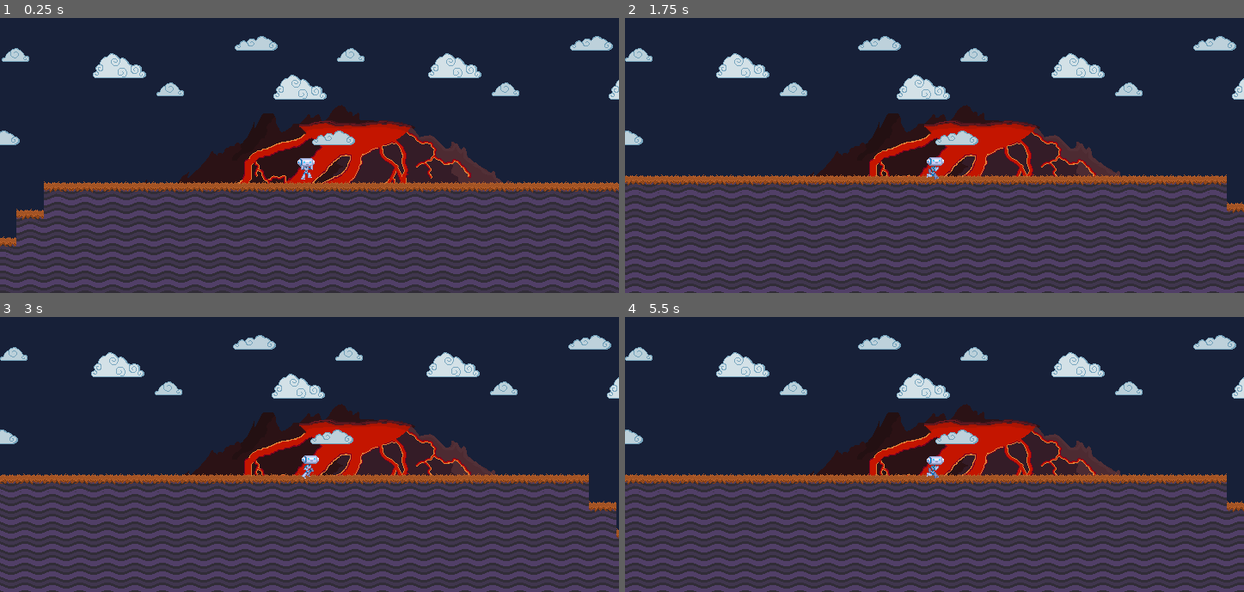
Above: before the commit, frames 1-4 (two rows, left to right).
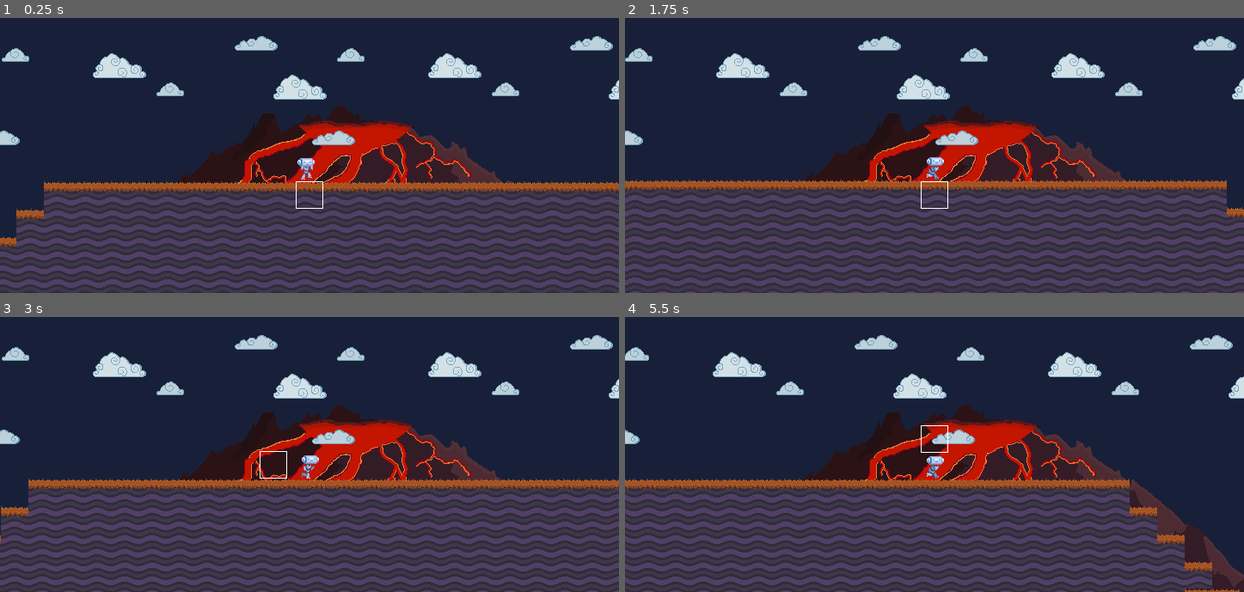
Above: after the commit, the same moments.

Repository: HaywardMorihara/SurviveTheIsland
Game: Godot game, scene res://src/Main/Game.tscn
Same seed, same stepped clock (60 frames per second), same inputs: the game is played once before the commit and once after it.
Inputs:
- Up to frame 1 (0.25 s): no input
- Up to frame 2 (1.75 s): hold Tab (splitscreen) 0.53-1.28 s; hold D (move_right) from 0.53 s (still down); tap Space (shoot) at 0.6 s; tap W (jump) at 0.77, 1.52 s; tap Enter at 1.25 s; tap Tab (splitscreen) at 1.35 s; tap Down (aim_down, bound only after the commit) at 1.55 s
- Up to frame 3 (3 s): release D (move_right) at 2.03 s; hold A (move_left) 2.03-2.78 s; tap Down (aim_down, bound only after the commit) at 2.1 s; tap Left (aim_left, bound only after the commit) at 2.3, 2.85 s; hold D (move_right) from 2.78 s (still down)
- Up to frame 4 (5.5 s): tap W (jump) at 3.02, 3.77, 4.52 s; tap Right (aim_right, bound only after the commit) at 3.05, 3.6 s; tap Up (aim_up, bound only after the commit) at 3.8, 4.35 s; release D (move_right) at 4.28 s; hold A (move_left) 4.28-5.03 s; tap Z (remove_block, bound only after the commit) at 4.55, 5.1 s; hold D (move_right) from 5.03 s (still down); tap Space (shoot) at 5.3 s

The runs differ from the first frame. In frame 1, less than 0.1% of the frame differs, in the area x 47-53%, y 59-70%; in frame 2, 32%, in the area x 0-100%, y 56-100%; in frame 3, 28%; in frame 4, 29%.
Error in both runs: Attempt to call function 'connect' in base 'null instance' on a null instance. (res://src/UserInterface/CoinsCounter.gd:20)

Commit message:
Basic Tile Removal and Block Placement

Diff:
--- a/assets/art/tileset/tileset.tres
+++ b/assets/art/tileset/tileset.tres
@@ -3,31 +3,31 @@
 [ext_resource path="res://assets/art/tileset/tiles_demo.png" type="Texture" id=1]
 
 [sub_resource type="ConvexPolygonShape2D" id=1]
-points = PoolVector2Array( 0, 6, 32, 6, 32, 32, 0, 32 )
+points = PoolVector2Array( 0, 0, 32, 0, 32, 32, 0, 32 )
 
 [sub_resource type="ConvexPolygonShape2D" id=2]
-points = PoolVector2Array( 0, 6, 28, 6, 28, 32, 0, 32 )
+points = PoolVector2Array( 0, 0, 32, 0, 32, 32, 0, 32 )
 
 [sub_resource type="ConvexPolygonShape2D" id=3]
 points = PoolVector2Array( 0, 0, 32, 0, 32, 32, 0, 32 )
 
 [sub_resource type="ConvexPolygonShape2D" id=4]
-points = PoolVector2Array( 0, 6, 32, 6, 32, 32, 0, 32 )
+points = PoolVector2Array( 0, 0, 32, 0, 32, 32, 0, 32 )
 
 [sub_resource type="ConvexPolygonShape2D" id=5]
 points = PoolVector2Array( 32, 38, 32, 64, 0, 64, 0, 6 )
 
 [sub_resource type="ConvexPolygonShape2D" id=6]
-points = PoolVector2Array( 0, 0, 28, 0, 28, 32, 0, 32 )
+points = PoolVector2Array( 0, 0, 32, 0, 32, 32, 0, 32 )
 
 [sub_resource type="ConvexPolygonShape2D" id=7]
 points = PoolVector2Array( 28, 6, 32, 6, 32, 32, 0, 32, 0, 0, 28, 0 )
 
 [sub_resource type="ConvexPolygonShape2D" id=8]
-points = PoolVector2Array( 0, 6, 32, 6, 32, 32, 0, 32 )
+points = PoolVector2Array( 0, 0, 32, 0, 32, 32, 0, 32 )
 
 [sub_resource type="ConvexPolygonShape2D" id=9]
-points = PoolVector2Array( 0, 6, 28, 6, 28, 32, 0, 32 )
+points = PoolVector2Array( 0, 0, 32, 0, 32, 32, 0, 32 )
 
 [sub_resource type="ConvexPolygonShape2D" id=10]
 points = PoolVector2Array( 0, 0, 32, 0, 32, 32, 0, 32 )
--- a/project.godot
+++ b/project.godot
@@ -14,7 +14,7 @@
 "language": "GDScript",
 "path": "res://src/Actors/Actor.gd"
 }, {
-"base": "Position2D",
+"base": "Area2D",
 "class": "BlockPlacement",
 "language": "GDScript",
 "path": "res://src/Actors/BlockPlacement.gd"
@@ -97,23 +97,20 @@
 
 jump={
 "deadzone": 0.5,
-"events": [ Object(InputEventKey,"resource_local_to_scene":false,"resource_name":"","device":0,"alt":false,"shift":false,"control":false,"meta":false,"command":false,"pressed":false,"scancode":16777232,"physical_scancode":0,"unicode":0,"echo":false,"script":null)
-, Object(InputEventJoypadButton,"resource_local_to_scene":false,"resource_name":"","device":0,"button_index":0,"pressure":0.0,"pressed":false,"script":null)
+"events": [ Object(InputEventJoypadButton,"resource_local_to_scene":false,"resource_name":"","device":0,"button_index":0,"pressure":0.0,"pressed":false,"script":null)
 , Object(InputEventKey,"resource_local_to_scene":false,"resource_name":"","device":0,"alt":false,"shift":false,"control":false,"meta":false,"command":false,"pressed":false,"scancode":87,"physical_scancode":0,"unicode":0,"echo":false,"script":null)
  ]
 }
 move_left={
 "deadzone": 0.5,
-"events": [ Object(InputEventKey,"resource_local_to_scene":false,"resource_name":"","device":0,"alt":false,"shift":false,"control":false,"meta":false,"command":false,"pressed":false,"scancode":16777231,"physical_scancode":0,"unicode":0,"echo":false,"script":null)
-, Object(InputEventJoypadButton,"resource_local_to_scene":false,"resource_name":"","device":0,"button_index":14,"pressure":0.0,"pressed":false,"script":null)
+"events": [ Object(InputEventJoypadButton,"resource_local_to_scene":false,"resource_name":"","device":0,"button_index":14,"pressure":0.0,"pressed":false,"script":null)
 , Object(InputEventKey,"resource_local_to_scene":false,"resource_name":"","device":0,"alt":false,"shift":false,"control":false,"meta":false,"command":false,"pressed":false,"scancode":65,"physical_scancode":0,"unicode":0,"echo":false,"script":null)
 , Object(InputEventJoypadMotion,"resource_local_to_scene":false,"resource_name":"","device":0,"axis":0,"axis_value":-1.0,"script":null)
  ]
 }
 move_right={
 "deadzone": 0.5,
-"events": [ Object(InputEventKey,"resource_local_to_scene":false,"resource_name":"","device":0,"alt":false,"shift":false,"control":false,"meta":false,"command":false,"pressed":false,"scancode":16777233,"physical_scancode":0,"unicode":0,"echo":false,"script":null)
-, Object(InputEventJoypadButton,"resource_local_to_scene":false,"resource_name":"","device":0,"button_index":15,"pressure":0.0,"pressed":false,"script":null)
+"events": [ Object(InputEventJoypadButton,"resource_local_to_scene":false,"resource_name":"","device":0,"button_index":15,"pressure":0.0,"pressed":false,"script":null)
 , Object(InputEventKey,"resource_local_to_scene":false,"resource_name":"","device":0,"alt":false,"shift":false,"control":false,"meta":false,"command":false,"pressed":false,"scancode":68,"physical_scancode":0,"unicode":0,"echo":false,"script":null)
 , Object(InputEventJoypadMotion,"resource_local_to_scene":false,"resource_name":"","device":0,"axis":0,"axis_value":1.0,"script":null)
  ]
@@ -122,7 +119,6 @@
 "deadzone": 0.5,
 "events": [ Object(InputEventKey,"resource_local_to_scene":false,"resource_name":"","device":0,"alt":false,"shift":false,"control":false,"meta":false,"command":false,"pressed":false,"scancode":32,"physical_scancode":0,"unicode":0,"echo":false,"script":null)
 , Object(InputEventJoypadButton,"resource_local_to_scene":false,"resource_name":"","device":0,"button_index":2,"pressure":0.0,"pressed":false,"script":null)
-, Object(InputEventKey,"resource_local_to_scene":false,"resource_name":"","device":0,"alt":false,"shift":false,"control":false,"meta":false,"command":false,"pressed":false,"scancode":90,"physical_scancode":0,"unicode":0,"echo":false,"script":null)
 , Object(InputEventMouseButton,"resource_local_to_scene":false,"resource_name":"","device":0,"alt":false,"shift":false, …(202 unchanged characters)…
 , Object(InputEventKey,"resource_local_to_scene":false,"resource_name":"","device":0,"alt":false,"shift":false,"control":false,"meta":false,"command":false,"pressed":false,"scancode":16777350,"physical_scancode":0,"unicode":0,"echo":false,"script":null)
 , Object(InputEventKey,"resource_local_to_scene":false,"resource_name":"","device":0,"alt":false,"shift":false,"control":false,"meta":false,"command":false,"pressed":false,"scancode":16777238,"physical_scancode":0,"unicode":0,"echo":false,"script":null)
@@ -161,8 +157,7 @@
 }
 shoot_p1={
 "deadzone": 0.5,
-"events": [ Object(InputEventKey,"resource_local_to_scene":false,"resource_name":"","device":0,"alt":false,"shift":false,"control":false,"meta":false,"command":false,"pressed":false,"scancode":90,"physical_scancode":0,"unicode":0,"echo":false,"script":null)
-, Object(InputEventKey,"resource_local_to_scene":false,"resource_name":"","device":0,"alt":false,"shift":false,"control":false,"meta":false,"command":false,"pressed":false,"scancode":32,"physical_scancode":0,"unicode":0,"echo":false,"script":null)
+"events": [ Object(InputEventKey,"resource_local_to_scene":false,"resource_name":"","device":0,"alt":false,"shift":false,"control":false,"meta":false,"command":false,"pressed":false,"scancode":32,"physical_scancode":0,"unicode":0,"echo":false,"script":null)
 , Object(InputEventJoypadButton,"resource_local_to_scene":false,"resource_name":"","device":0,"button_index":2,"pressure":0.0,"pressed":false,"script":null)
  ]
 }
@@ -197,6 +192,31 @@
 "deadzone": 0.5,
 "events": [ Object(InputEventJoypadButton,"resource_local_to_scene":false,"resource_name":"","device":-1,"button_index":10,"pressure":0.0,"pressed":false,"script":null)
 , Object(InputEventKey,"resource_local_to_scene":false,"resource_name":"","device":0,"alt":false,"shift":false,"control":false,"meta":false,"command":false,"pressed":false,"scancode":16777218,"physical_scancode":0,"unicode":0,"echo":false,"script":null)
+ ]
+}
+aim_left={
+"deadzone": 0.5,
+"events": [ Object(InputEventKey,"resource_local_to_scene":false,"resource_name":"","device":0,"alt":false,"shift":false,"control":false,"meta":false,"command":false,"pressed":false,"scancode":16777231,"physical_scancode":0,"unicode":0,"echo":false,"script":null)
+ ]
+}
+aim_right={
+"deadzone": 0.5,
+"events": [ Object(InputEventKey,"resource_local_to_scene":false,"resource_name":"","device":0,"alt":false,"shift":false,"control":false,"meta":false,"command":false,"pressed":false,"scancode":16777233,"physical_scancode":0,"unicode":0,"echo":false,"script":null)
+ ]
+}
+aim_up={
+"deadzone": 0.5,
+"events": [ Object(InputEventKey,"resource_local_to_scene":false,"resource_name":"","device":0,"alt":false,"shift":false,"control":false,"meta":false,"command":false,"pressed":false,"scancode":16777232,"physical_scancode":0,"unicode":0,"echo":false,"script":null)
+ ]
+}
+aim_down={
+"deadzone": 0.5,
+"events": [ Object(InputEventKey,"resource_local_to_scene":false,"resource_name":"","device":0,"alt":false,"shift":false,"control":false,"meta":false,"command":false,"pressed":false,"scancode":16777234,"physical_scancode":0,"unicode":0,"echo":false,"script":null)
+ ]
+}
+remove_block={
+"deadzone": 0.5,
+"events": [ Object(InputEventKey,"resource_local_to_scene":false,"resource_name":"","device":0,"alt":false,"shift":false,"control":false,"meta":false,"command":false,"pressed":false,"scancode":90,"physical_scancode":0,"unicode":0,"echo":false,"script":null)
  ]
 }
 
--- a/src/Actors/BlockPlacement.gd
+++ b/src/Actors/BlockPlacement.gd
@@ -1,28 +1,49 @@
 class_name BlockPlacement
-extends Position2D
+extends Area2D
 
-# TODO Thinking that, instead of shooting a bullet, we can reuse this logic for placing blocks
+signal block_placed(block)
+
 
 # The Cooldown timer controls the cooldown duration block placements.
 
-
-# TODO Replace this with "Blocks"
-#const Bullet = preload("res://src/Objects/Bullet.tscn")
+const StaticBlock = preload("res://src/Blocks/StaticBlock.tscn")
 
 onready var sound_shoot = $Shoot
 onready var timer = $Cooldown
 
 
 # This method is only called by Player.gd.
-func place(direction = 1):
+func place():
 	if not timer.is_stopped():
 		return false
-#	var bullet = Bullet.instance()
-#	bullet.global_position = global_position
-#	bullet.linear_velocity = Vector2(direction * BULLET_VELOCITY, 0)
-#
-#	bullet.set_as_toplevel(true)
-#	add_child(bullet)
-#	sound_shoot.play()
+
+	var overlapping_bodies := get_overlapping_bodies()
+	if !overlapping_bodies:
+		# TODO Could be different types of Blocks
+		var block = StaticBlock.instance()
+		block.global_position = global_position
+		block.set_as_toplevel(true) # TBH, not sure why to call this, but the demo had it so...
+		sound_shoot.play()
+		emit_signal("block_placed", block)
+
 	timer.start()
 	return true
+
+# This method is only called by Player.gd.
+func remove():
+	print("here")
+	if not timer.is_stopped():
+		return false
+
+	var overlapping_bodies := get_overlapping_bodies()
+	if overlapping_bodies:
+		# TODO Could there be > 1 overlapping_bodies?
+		if overlapping_bodies[0] is TileMap:
+			var tile_map = overlapping_bodies[0]
+			var tile_pos = tile_map.world_to_map(global_position)
+			tile_map.set_cell(tile_pos.x, tile_pos.y, -1)
+		elif overlapping_bodies[0] is StaticBody2D:
+			 overlapping_bodies[0].queue_free()
+
+	timer.start()
+	return true
--- a/src/Actors/Player.gd
+++ b/src/Actors/Player.gd
@@ -4,6 +4,7 @@
 
 # warning-ignore:unused_signal
 signal collect_coin()
+signal block_placed(block)
 
 const FLOOR_DETECT_DISTANCE = 20.0
 
@@ -14,7 +15,7 @@
 onready var shoot_timer = $ShootAnimation
 onready var sprite = $Sprite
 onready var sound_jump = $Jump
-onready var gun = sprite.get_node(@"BlockPlacement")
+onready var block_placer = get_node(@"BlockPlacement")
 
 
 func _ready():
@@ -76,13 +77,13 @@
 		else:
 			sprite.scale.x = -1
 
-	# We use the sprite's scale to store Robi’s look direction which allows us to shoot
-	# bullets forward.
-	# There are many situations like these where you can reuse existing properties instead of
-	# creating new variables.
+	_aim()
+
 	var is_shooting = false
 	if Input.is_action_just_pressed("shoot" + action_suffix):
-		is_shooting = gun.place(sprite.scale.x)
+		is_shooting = block_placer.place()
+	elif Input.is_action_just_pressed("remove_block" + action_suffix):
+		is_shooting = block_placer.remove()
 
 	var animation = get_new_animation(is_shooting)
 	if animation != animation_player.current_animation and shoot_timer.is_stopped():
@@ -132,3 +133,18 @@
 	if is_shooting:
 		animation_new += "_weapon"
 	return animation_new
+
+# TODO Don't just hardcode "offsets"
+func _aim():
+	if Input.is_action_just_pressed("aim_up" + action_suffix):
+		$BlockPlacement.position = Vector2(0, -46)
+	if Input.is_action_just_pressed("aim_down" + action_suffix):
+		$BlockPlacement.position = Vector2(0, 18)
+	if Input.is_action_just_pressed("aim_left" + action_suffix):
+		$BlockPlacement.position = Vector2(-42, -16)
+	if Input.is_action_just_pressed("aim_right" + action_suffix):
+		$BlockPlacement.position = Vector2(32, -16)
+
+
+func _on_BlockPlacement_block_placed(block):
+	emit_signal("block_placed", block)
--- a/src/Actors/Player.tscn
+++ b/src/Actors/Player.tscn
@@ -9,6 +9,10 @@
 [ext_resource path="res://assets/art/ui/touch_button_jump.png" type="Texture" id=7]
 [ext_resource path="res://assets/art/ui/touch_button_fire.png" type="Texture" id=8]
 [ext_resource path="res://src/Actors/BlockPlacement.gd" type="Script" id=9]
+[ext_resource path="res://assets/art/player/retina.png" type="Texture" id=10]
+
+[sub_resource type="RectangleShape2D" id=12]
+extents = Vector2( 16, 16 )
 
 [sub_resource type="Animation" id=1]
 resource_name = "crouch"
@@ -199,6 +203,27 @@
 enabled = true
 cast_to = Vector2( 0, 6 )
 collision_mask = 8
+
+[node name="BlockPlacement" type="Area2D" parent="."]
+position = Vector2( 0, 18 )
+collision_layer = 16
+collision_mask = 16
+script = ExtResource( 9 )
+
+[node name="Shoot" type="AudioStreamPlayer2D" parent="BlockPlacement"]
+position = Vector2( -30.6589, -6.13176 )
+stream = ExtResource( 4 )
+
+[node name="Cooldown" type="Timer" parent="BlockPlacement"]
+process_mode = 0
+wait_time = 0.3
+one_shot = true
+
+[node name="Retina" type="Sprite" parent="BlockPlacement"]
+texture = ExtResource( 10 )
+
+[node name="CollisionShape2D" type="CollisionShape2D" parent="BlockPlacement"]
+shape = SubResource( 12 )
 
 [node name="Sprite" type="Sprite" parent="."]
 position = Vector2( 0, -14 )
@@ -206,19 +231,6 @@
 hframes = 16
 vframes = 2
 frame = 16
-
-[node name="BlockPlacement" type="Position2D" parent="Sprite"]
-position = Vector2( 14, 1 )
-script = ExtResource( 9 )
-
-[node name="Shoot" type="AudioStreamPlayer2D" parent="Sprite/BlockPlacement"]
-position = Vector2( -30.6589, -6.13176 )
-stream = ExtResource( 4 )
-
-[node name="Cooldown" type="Timer" parent="Sprite/BlockPlacement"]
-process_mode = 0
-wait_time = 0.3
-one_shot = true
 
 [node name="AnimationPlayer" type="AnimationPlayer" parent="."]
 playback_speed = 2.6
@@ -277,3 +289,5 @@
 normal = ExtResource( 8 )
 action = "shoot"
 visibility_mode = 1
+
+[connection signal="block_placed" from="BlockPlacement" to="." method="_on_BlockPlacement_block_placed"]
--- /dev/null
+++ b/src/Blocks/StaticBlock.tscn
@@ -0,0 +1,16 @@
+[gd_scene load_steps=3 format=2]
+
+[ext_resource path="res://assets/art/blocks/demo_block.png" type="Texture" id=1]
+
+[sub_resource type="RectangleShape2D" id=1]
+extents = Vector2( 16, 16 )
+
+[node name="Node2D" type="StaticBody2D"]
+collision_layer = 16
+collision_mask = 16
+
+[node name="Sprite" type="Sprite" parent="."]
+texture = ExtResource( 1 )
+
+[node name="CollisionShape2D" type="CollisionShape2D" parent="."]
+shape = SubResource( 1 )
--- a/src/Level/Level.gd
+++ b/src/Level/Level.gd
@@ -13,3 +13,7 @@
 			camera.limit_top = LIMIT_TOP
 			camera.limit_right = LIMIT_RIGHT
 			camera.limit_bottom = LIMIT_BOTTOM
+
+
+func _on_Player_block_placed(block):
+	$Blocks.add_child(block)
--- a/src/Level/Level.tscn
+++ b/src/Level/Level.tscn
@@ -24,3 +24,5 @@
 stream = ExtResource( 8 )
 autoplay = true
 script = ExtResource( 9 )
+
+[node name="Blocks" type="Node2D" parent="."]
--- a/src/Main/Game.tscn
+++ b/src/Main/Game.tscn
@@ -18,3 +18,5 @@
 layer = 100
 
 [node name="PauseMenu" parent="InterfaceLayer" instance=ExtResource( 1 )]
+
+[connection signal="block_placed" from="Level/Player" to="Level" method="_on_Player_block_placed"]
Binary file added: assets/art/blocks/demo_block.aseprite
Binary file added: assets/art/blocks/demo_block.png
Not shown, added: assets/art/blocks/demo_block.png.import
Binary file added: assets/art/player/retina.aseprite
Binary file added: assets/art/player/retina.png
Not shown, added: assets/art/player/retina.png.import
Not shown: 1 places in src/Actors/Player.tscn that only renumber resources
Not shown, changed: README.md
